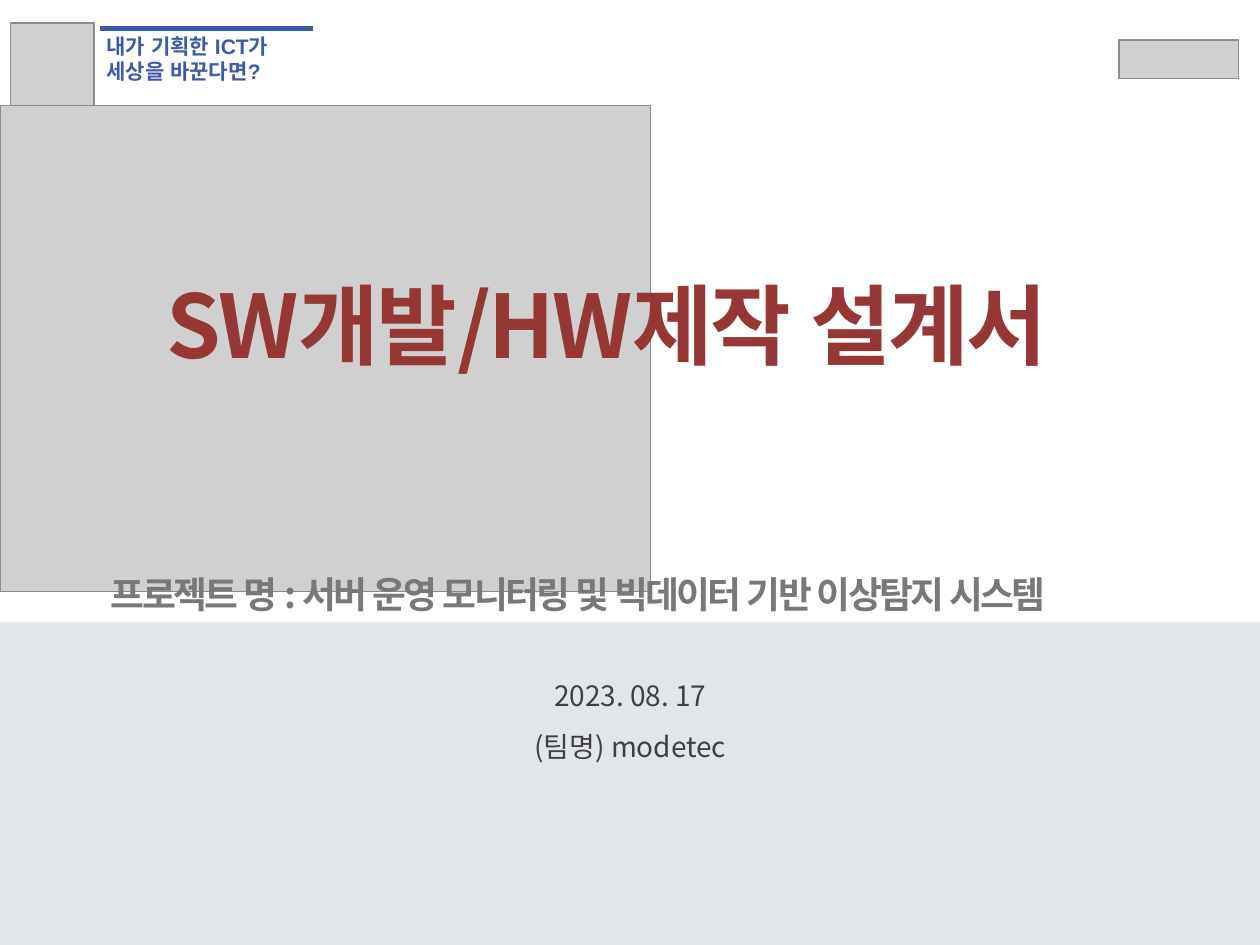
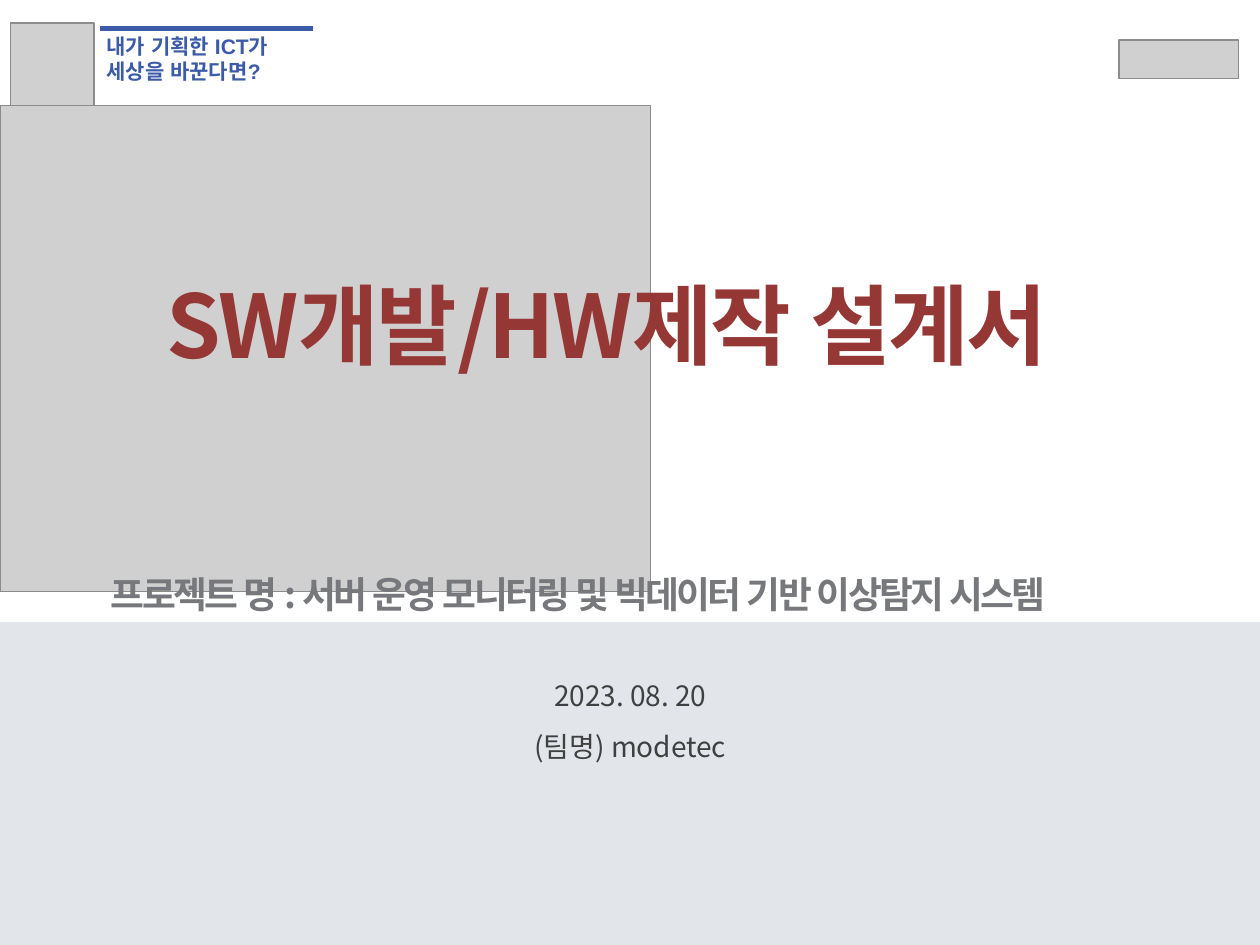
Before and after one commit to HwangYooHyun1/2023_Hanium_prj, a slide deck: slide 1 of 02_문서/03_중간보고서/2023_SW개발_HW제작설계서_일반_초안.pptx. Drawn at 1260x945 pixels with LibreOffice and Linux fonts; fonts in the diff are those of the drawing; grey boxes stand for pictures. Boxes give left, top, right and bottom in pixels: in the first picture for what was removed or moved away, otherwise in the second. Text is boxed around its words. In the diff, an @@ line names an element or a change of style, - is before the commit and + after.

```diff
--- a/02_문서/03_중간보고서/2023_SW개발_HW제작설계서_일반_초안.pptx
+++ b/02_문서/03_중간보고서/2023_SW개발_HW제작설계서_일반_초안.pptx
@@ text at [554, 685, 706, 707]: text changed @@
-2023. 08. 17
+2023. 08. 20
```
Also in this commit, not shown: 19 other slides changed, 2 slides added, 2 other files.
